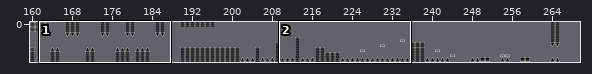
A Tiled map (JSON) gets an edit: tiles/shit.tmj. The picture above shows the old version from afar; the outline marks the close-up.
Close-up. As it was:
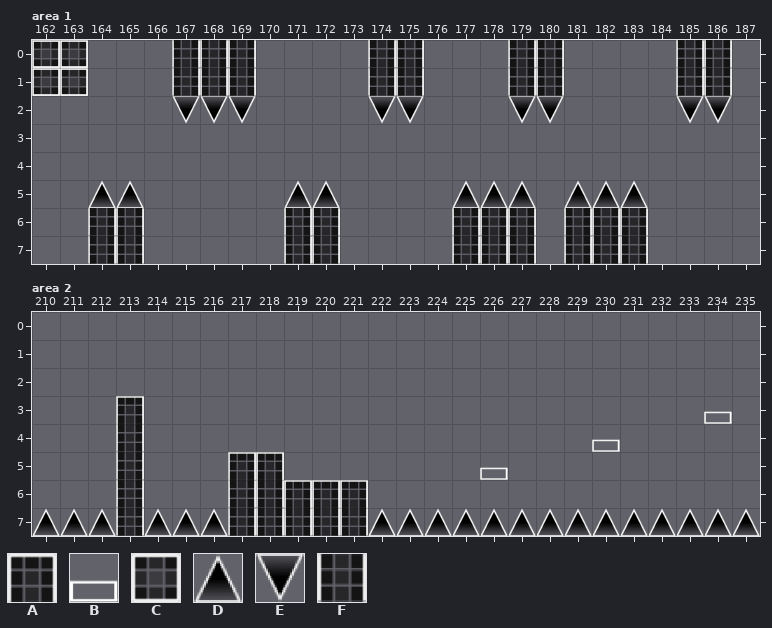
Cells are 128x128 px. Shown: area 1 x 162..187, y 0..7; area 2 x 210..235, y 0..7. The commit also changed other parts of the map, which this record leaves out.
Key: from "chode": A 0; from "cook": B 0; from "dime": C 0; from "lonbu": D 0, E 0 flipped up-down; from "meode": F 0.
_ is an empty cell.
Layer "Tile Layer 1" before, area 1, first column x 162:
0 CC___FFF____FF___FF____FF_
1 CC___FFF____FF___FF____FF_
2 _____EEE____EE___EE____EE_
3 __________________________
4 __________________________
5 __DD_____DD____DDD_DDD____
6 __FF_____FF____FFF_FFF____
7 __FF_____FF____FFF_FFF____
Layer "Tile Layer 1" before, area 2, first column x 210:
0 __________________________
1 __________________________
2 __________________________
3 ___A____________________B_
4 ___F________________B_____
5 ___F___AA_______B_________
6 ___F___FFAAA______________
7 DDDFDDDFFFFFDDDDDDDDDDDDDD
After the commit:
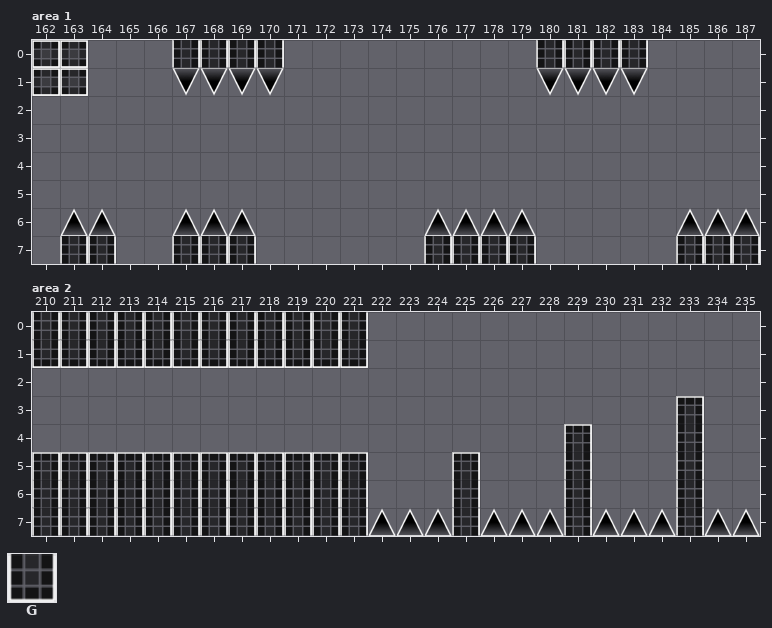
Further tiles: from "chode": G 0 flipped up-down.
See-through tiles are keyed as they look on the map.
Difference:
Changed rows in their new state; . is an unchanged cell.
Layer "Tile Layer 1", area 1:
first column x 163:
0 .......F...__..._.FFF.__.
1 ....EEEE...__..._EEEE.__.
2 ....___....__...__....__.
5 .__.....__....___.___....
6 DD_.DDD.__...DDDD.___.DDD
7 F._.FFF.__...F....___.FFF
Layer "Tile Layer 1", area 2:
first column x 210:
0 FFFFFFFFFFFF.............
1 GGGGGGGGGGGG.............
3 ..._...................A_
4 ..._...............A_..F.
5 AAAAAAA..AAA...A_..F...F.
6 FFF.FFF..FFF...F...F...F.
7 FFF.FFF........F...F...F.
